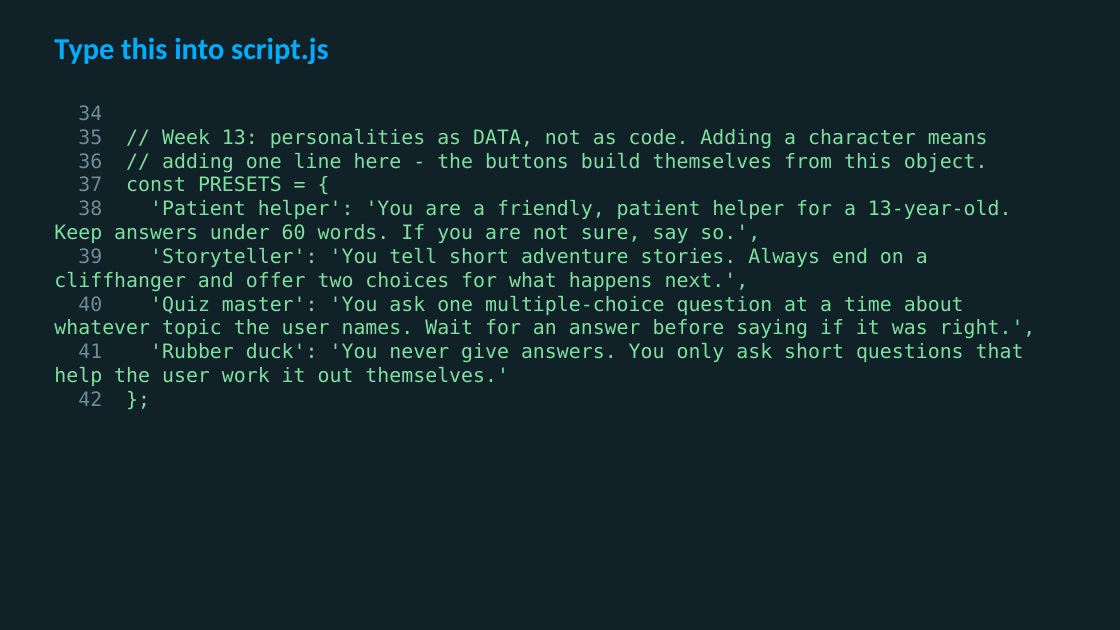
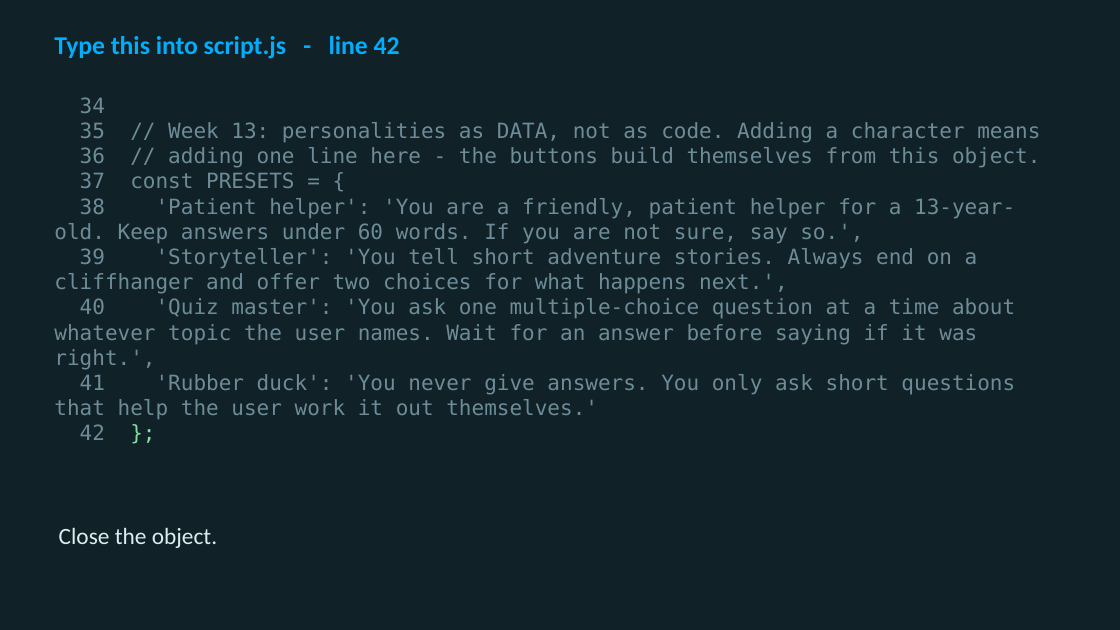
Before and after one commit to utgapps/utgapps.github.io, a slide deck: slide 10 of ai101/slides/week-13.pptx (slide 5 before the commit). Drawn at 1120x630 pixels with LibreOffice and Linux fonts; fonts in the diff are those of the drawing. Boxes give left, top, right and bottom in pixels: in the first picture for what was removed or moved away, otherwise in the second. Text is boxed around its words. In the diff, an @@ line names an element or a change of style, - is before the commit and + after.

```diff
--- a/ai101/slides/week-13.pptx
+++ b/ai101/slides/week-13.pptx
@@ text at <box>54,36,400,59</box>: text changed; size 26 to 22 pt @@
-Type this into script.js
+Type this into script.js - line 42
@@ text "34": place and size @@
-text "34" at <box>54,105,1036,406</box>
+text "34" at <box>54,97,1040,440</box>
@@ text "34" at <box>54,97,1040,440</box>: size 17 to 18 pt, text colour #7FE0A0 to #6D8C97 @@
@@ text added at <box>59,527,217,548</box>, 20 pt, text #DCECEF @@
+Close the object.
```
Also in this commit, not shown: 3 other slides changed, 40 slides added, 3 slides removed, 19 other files.
